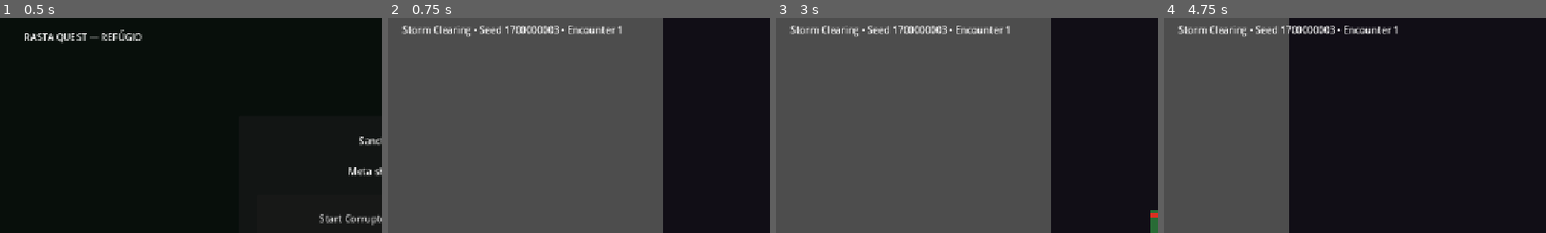
Above: before the commit, frames 1-4 (left to right).
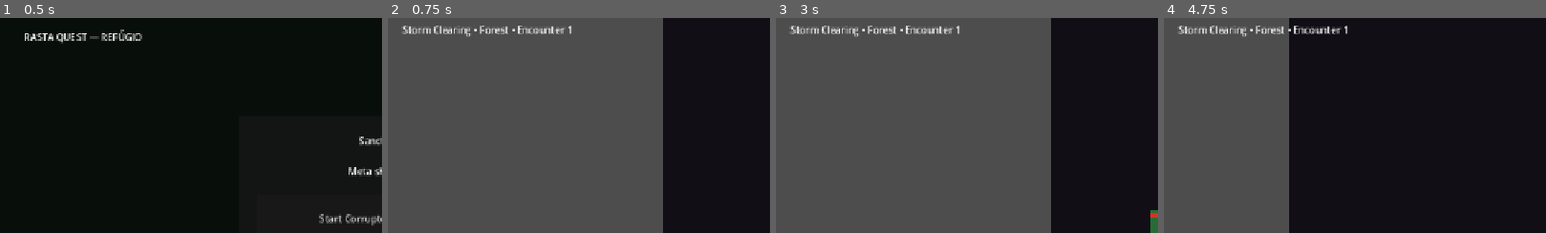
Above: after the commit, the same moments.

Repository: tupiniquimtechsolution-blip/RastaQuest
Game: Godot game, scene res://scenes/main/Main.tscn
Same seed, same stepped clock (60 frames per second), same inputs: the game is played once before the commit and once after it.
Inputs:
- Up to frame 1 (0.5 s): no input
- Up to frame 2 (0.75 s): click "Start Corrupted Forest Run" at 0.5 s
- Up to frame 3 (3 s): click "LEFT" at 1.25 s; click "RIGHT" at 2 s; click "JUMP" at 2.75 s
- Up to frame 4 (4.75 s): hold D (move_right) from 3.53 s (still down); tap J (attack) at 3.6, 4.35 s; tap Space (jump) at 3.77, 4.52 s
The pictures show only the part of the screen within x 0-50%, y 2-52%; the shares and areas given below are measured in that part.

Frame 1 is identical in both runs. In frame 2, 0.9% of the frame differs, in the area x 24-62%, y 3-8%; in frame 3, 0.9%; in frame 4, 1.0%.

Commit message:
feat(rq-007): complete technical alpha campaign spine

Diff:
--- /dev/null
+++ b/game/data/encounters/castle_armory.tres
@@ -0,0 +1,12 @@
+[gd_resource type="Resource" script_class="RoomTemplateData" load_steps=2 format=3]
+
+[ext_resource type="Script" path="res://scripts/roguelike/room_template_data.gd" id="1"]
+
+[resource]
+script = ExtResource("1")
+id = &"castle_armory"
+title = "Warped Armory"
+enemy_archetypes = Array[String](["charger", "chaser", "exploder"])
+spawn_positions = Array[Vector2]([Vector2(520, 610), Vector2(670, 610), Vector2(820, 610)])
+background_color = Color(0.13, 0.07, 0.06, 1)
+elite_room = true
--- /dev/null
+++ b/game/data/encounters/castle_chapel.tres
@@ -0,0 +1,12 @@
+[gd_resource type="Resource" script_class="RoomTemplateData" load_steps=2 format=3]
+
+[ext_resource type="Script" path="res://scripts/roguelike/room_template_data.gd" id="1"]
+
+[resource]
+script = ExtResource("1")
+id = &"castle_chapel"
+title = "Silent Chapel"
+enemy_archetypes = Array[String](["controller", "chaser"])
+spawn_positions = Array[Vector2]([Vector2(520, 610), Vector2(670, 610)])
+background_color = Color(0.11, 0.06, 0.11, 1)
+elite_room = false
--- /dev/null
+++ b/game/data/encounters/castle_gate.tres
@@ -0,0 +1,12 @@
+[gd_resource type="Resource" script_class="RoomTemplateData" load_steps=2 format=3]
+
+[ext_resource type="Script" path="res://scripts/roguelike/room_template_data.gd" id="1"]
+
+[resource]
+script = ExtResource("1")
+id = &"castle_gate"
+title = "Fractured Gate"
+enemy_archetypes = Array[String](["chaser", "ranged"])
+spawn_positions = Array[Vector2]([Vector2(520, 610), Vector2(670, 610)])
+background_color = Color(0.10, 0.07, 0.08, 1)
+elite_room = false
--- /dev/null
+++ b/game/data/encounters/castle_hall.tres
@@ -0,0 +1,12 @@
+[gd_resource type="Resource" script_class="RoomTemplateData" load_steps=2 format=3]
+
+[ext_resource type="Script" path="res://scripts/roguelike/room_template_data.gd" id="1"]
+
+[resource]
+script = ExtResource("1")
+id = &"castle_hall"
+title = "Broken Great Hall"
+enemy_archetypes = Array[String](["chaser", "charger", "ranged"])
+spawn_positions = Array[Vector2]([Vector2(520, 610), Vector2(670, 610), Vector2(820, 610)])
+background_color = Color(0.12, 0.08, 0.09, 1)
+elite_room = false
--- /dev/null
+++ b/game/data/encounters/castle_throne.tres
@@ -0,0 +1,12 @@
+[gd_resource type="Resource" script_class="RoomTemplateData" load_steps=2 format=3]
+
+[ext_resource type="Script" path="res://scripts/roguelike/room_template_data.gd" id="1"]
+
+[resource]
+script = ExtResource("1")
+id = &"castle_throne"
+title = "Empty Throne"
+enemy_archetypes = Array[String](["controller", "ranged", "charger"])
+spawn_positions = Array[Vector2]([Vector2(520, 610), Vector2(670, 610), Vector2(820, 610)])
+background_color = Color(0.08, 0.05, 0.10, 1)
+elite_room = true
--- /dev/null
+++ b/game/data/encounters/castle_tower.tres
@@ -0,0 +1,12 @@
+[gd_resource type="Resource" script_class="RoomTemplateData" load_steps=2 format=3]
+
+[ext_resource type="Script" path="res://scripts/roguelike/room_template_data.gd" id="1"]
+
+[resource]
+script = ExtResource("1")
+id = &"castle_tower"
+title = "Shattered Tower"
+enemy_archetypes = Array[String](["ranged", "ranged", "charger"])
+spawn_positions = Array[Vector2]([Vector2(520, 610), Vector2(670, 610), Vector2(820, 610)])
+background_color = Color(0.09, 0.07, 0.12, 1)
+elite_room = false
--- /dev/null
+++ b/game/data/encounters/cave_abyss.tres
@@ -0,0 +1,12 @@
+[gd_resource type="Resource" script_class="RoomTemplateData" load_steps=2 format=3]
+
+[ext_resource type="Script" path="res://scripts/roguelike/room_template_data.gd" id="1"]
+
+[resource]
+script = ExtResource("1")
+id = &"cave_abyss"
+title = "Abyss Threshold"
+enemy_archetypes = Array[String](["exploder", "charger", "controller", "chaser"])
+spawn_positions = Array[Vector2]([Vector2(520, 610), Vector2(670, 610), Vector2(820, 610), Vector2(970, 610)])
+background_color = Color(0.03, 0.02, 0.06, 1)
+elite_room = true
--- /dev/null
+++ b/game/data/encounters/cave_chasm.tres
@@ -0,0 +1,12 @@
+[gd_resource type="Resource" script_class="RoomTemplateData" load_steps=2 format=3]
+
+[ext_resource type="Script" path="res://scripts/roguelike/room_template_data.gd" id="1"]
+
+[resource]
+script = ExtResource("1")
+id = &"cave_chasm"
+title = "Black Chasm"
+enemy_archetypes = Array[String](["exploder", "chaser", "controller"])
+spawn_positions = Array[Vector2]([Vector2(520, 610), Vector2(670, 610), Vector2(820, 610)])
+background_color = Color(0.03, 0.04, 0.07, 1)
+elite_room = true
--- /dev/null
+++ b/game/data/encounters/cave_crystal.tres
@@ -0,0 +1,12 @@
+[gd_resource type="Resource" script_class="RoomTemplateData" load_steps=2 format=3]
+
+[ext_resource type="Script" path="res://scripts/roguelike/room_template_data.gd" id="1"]
+
+[resource]
+script = ExtResource("1")
+id = &"cave_crystal"
+title = "Fractured Crystals"
+enemy_archetypes = Array[String](["charger", "ranged", "ranged"])
+spawn_positions = Array[Vector2]([Vector2(520, 610), Vector2(670, 610), Vector2(820, 610)])
+background_color = Color(0.05, 0.07, 0.12, 1)
+elite_room = false
--- /dev/null
+++ b/game/data/encounters/cave_echo.tres
@@ -0,0 +1,12 @@
+[gd_resource type="Resource" script_class="RoomTemplateData" load_steps=2 format=3]
+
+[ext_resource type="Script" path="res://scripts/roguelike/room_template_data.gd" id="1"]
+
+[resource]
+script = ExtResource("1")
+id = &"cave_echo"
+title = "Hall of Echoes"
+enemy_archetypes = Array[String](["ranged", "controller"])
+spawn_positions = Array[Vector2]([Vector2(520, 610), Vector2(670, 610)])
+background_color = Color(0.04, 0.05, 0.10, 1)
+elite_room = false
--- /dev/null
+++ b/game/data/encounters/cave_mouth.tres
@@ -0,0 +1,12 @@
+[gd_resource type="Resource" script_class="RoomTemplateData" load_steps=2 format=3]
+
+[ext_resource type="Script" path="res://scripts/roguelike/room_template_data.gd" id="1"]
+
+[resource]
+script = ExtResource("1")
+id = &"cave_mouth"
+title = "Echoing Mouth"
+enemy_archetypes = Array[String](["chaser", "charger"])
+spawn_positions = Array[Vector2]([Vector2(520, 610), Vector2(670, 610)])
+background_color = Color(0.04, 0.06, 0.09, 1)
+elite_room = false
--- /dev/null
+++ b/game/data/encounters/cave_shrine.tres
@@ -0,0 +1,12 @@
+[gd_resource type="Resource" script_class="RoomTemplateData" load_steps=2 format=3]
+
+[ext_resource type="Script" path="res://scripts/roguelike/room_template_data.gd" id="1"]
+
+[resource]
+script = ExtResource("1")
+id = &"cave_shrine"
+title = "Buried Shrine"
+enemy_archetypes = Array[String](["controller", "charger", "ranged"])
+spawn_positions = Array[Vector2]([Vector2(520, 610), Vector2(670, 610), Vector2(820, 610)])
+background_color = Color(0.06, 0.05, 0.09, 1)
+elite_room = false
--- /dev/null
+++ b/game/data/upgrades/echo_axe.tres
@@ -0,0 +1,12 @@
+[gd_resource type="Resource" script_class="UpgradeData" load_steps=2 format=3]
+
+[ext_resource type="Script" path="res://scripts/roguelike/upgrade_data.gd" id="1"]
+
+[resource]
+script = ExtResource("1")
+id = &"echo_axe"
+title = "Echo Axe"
+description = "+1 axe damage"
+effect_key = &"damage"
+effect_value = 1.0
+tags = Array[StringName]([&"power", &"echo"])
--- /dev/null
+++ b/game/data/upgrades/iron_roots.tres
@@ -0,0 +1,12 @@
+[gd_resource type="Resource" script_class="UpgradeData" load_steps=2 format=3]
+
+[ext_resource type="Script" path="res://scripts/roguelike/upgrade_data.gd" id="1"]
+
+[resource]
+script = ExtResource("1")
+id = &"iron_roots"
+title = "Iron Roots"
+description = "+1 max health"
+effect_key = &"max_health"
+effect_value = 1.0
+tags = Array[StringName]([&"defense"])
--- /dev/null
+++ b/game/data/upgrades/last_light.tres
@@ -0,0 +1,12 @@
+[gd_resource type="Resource" script_class="UpgradeData" load_steps=2 format=3]
+
+[ext_resource type="Script" path="res://scripts/roguelike/upgrade_data.gd" id="1"]
+
+[resource]
+script = ExtResource("1")
+id = &"last_light"
+title = "Last Light"
+description = "+0.12s invulnerability"
+effect_key = &"invulnerability"
+effect_value = 0.12
+tags = Array[StringName]([&"defense", &"electric"])
--- /dev/null
+++ b/game/data/upgrades/portal_stride.tres
@@ -0,0 +1,12 @@
+[gd_resource type="Resource" script_class="UpgradeData" load_steps=2 format=3]
+
+[ext_resource type="Script" path="res://scripts/roguelike/upgrade_data.gd" id="1"]
+
+[resource]
+script = ExtResource("1")
+id = &"portal_stride"
+title = "Portal Stride"
+description = "+18 movement speed"
+effect_key = &"move_speed"
+effect_value = 18.0
+tags = Array[StringName]([&"mobility"])
--- /dev/null
+++ b/game/data/upgrades/storm_crown.tres
@@ -0,0 +1,12 @@
+[gd_resource type="Resource" script_class="UpgradeData" load_steps=2 format=3]
+
+[ext_resource type="Script" path="res://scripts/roguelike/upgrade_data.gd" id="1"]
+
+[resource]
+script = ExtResource("1")
+id = &"storm_crown"
+title = "Storm Crown"
+description = "+20% electrical proc"
+effect_key = &"proc_chance"
+effect_value = 0.20
+tags = Array[StringName]([&"electric"])
--- /dev/null
+++ b/game/data/upgrades/war_drum.tres
@@ -0,0 +1,12 @@
+[gd_resource type="Resource" script_class="UpgradeData" load_steps=2 format=3]
+
+[ext_resource type="Script" path="res://scripts/roguelike/upgrade_data.gd" id="1"]
+
+[resource]
+script = ExtResource("1")
+id = &"war_drum"
+title = "War Drum"
+description = "-0.05s attack cooldown"
+effect_key = &"cooldown_reduction"
+effect_value = 0.05
+tags = Array[StringName]([&"power", &"execution"])
--- /dev/null
+++ b/game/scenes/boss/RiftSovereign.tscn
@@ -0,0 +1,21 @@
+[gd_scene load_steps=4 format=3]
+
+[ext_resource type="Script" path="res://scripts/boss/rift_sovereign.gd" id="1"]
+[ext_resource type="Script" path="res://scripts/combat/health_component.gd" id="2"]
+
+[sub_resource type="RectangleShape2D" id="boss_shape"]
+size = Vector2(78, 112)
+
+[node name="RiftSovereign" type="CharacterBody2D"]
+script = ExtResource("1")
+
+[node name="CollisionShape2D" type="CollisionShape2D" parent="."]
+shape = SubResource("boss_shape")
+
+[node name="Visual" type="Polygon2D" parent="."]
+polygon = PackedVector2Array(-39, -56, 39, -56, 39, 56, -39, 56)
+color = Color(0.24, 0.08, 0.34, 1)
+
+[node name="Health" type="Node" parent="."]
+script = ExtResource("2")
+max_health = 20
--- /dev/null
+++ b/game/scripts/boss/rift_sovereign.gd
@@ -0,0 +1,34 @@
+extends CharacterBody2D
+
+signal attack_tell_started(pattern: StringName, duration: float)
+signal boss_defeated
+
+@export var target_path: NodePath
+@onready var health: Node = $Health
+
+var _target: Node2D
+var _cooldown: float = 0.0
+
+func _ready() -> void:
+	health.died.connect(_on_died)
+	_target = get_node_or_null(target_path) as Node2D
+
+func _physics_process(delta: float) -> void:
+	if health.dead or not is_instance_valid(_target):
+		return
+	_cooldown = maxf(_cooldown - delta, 0.0)
+	var ratio := float(health.health) / float(health.max_health)
+	var phase := 1 if ratio > 0.66 else (2 if ratio > 0.33 else 3)
+	var speed := 90.0 + 35.0 * float(phase - 1)
+	var distance := _target.global_position.x - global_position.x
+	velocity.x = signf(distance) * speed if absf(distance) > 115.0 else 0.0
+	velocity.y = minf(velocity.y + 1500.0 * delta, 900.0)
+	if _cooldown <= 0.0:
+		_cooldown = maxf(0.55, 1.35 - 0.25 * float(phase - 1))
+		var patterns: Array[StringName] = [&"rift_slam", &"portal_burst", &"fracture_storm"]
+		attack_tell_started.emit(patterns[phase - 1], maxf(0.28, 0.60 - 0.12 * float(phase - 1)))
+	move_and_slide()
+
+func _on_died() -> void:
+	boss_defeated.emit()
+	queue_free()
--- a/game/scripts/roguelike/room_catalog.gd
+++ b/game/scripts/roguelike/room_catalog.gd
@@ -8,11 +8,52 @@
 	"res://data/encounters/forest_ruin.tres",
 	"res://data/encounters/forest_storm.tres",
 ]
+const CASTLE_PATHS: Array[String] = [
+	"res://data/encounters/castle_gate.tres",
+	"res://data/encounters/castle_hall.tres",
+	"res://data/encounters/castle_tower.tres",
+	"res://data/encounters/castle_chapel.tres",
+	"res://data/encounters/castle_armory.tres",
+	"res://data/encounters/castle_throne.tres",
+]
+const CAVE_PATHS: Array[String] = [
+	"res://data/encounters/cave_mouth.tres",
+	"res://data/encounters/cave_echo.tres",
+	"res://data/encounters/cave_crystal.tres",
+	"res://data/encounters/cave_chasm.tres",
+	"res://data/encounters/cave_shrine.tres",
+	"res://data/encounters/cave_abyss.tres",
+]
+
+static func _load_paths(paths: Array[String]) -> Array:
+	var result: Array = []
+	for path in paths:
+		result.append(load(path))
+	return result
 
 static func load_forest() -> Array:
+	return _load_paths(FOREST_PATHS)
+
+static func load_castle() -> Array:
+	return _load_paths(CASTLE_PATHS)
+
+static func load_caves() -> Array:
+	return _load_paths(CAVE_PATHS)
+
+static func load_biome(biome: StringName) -> Array:
+	match biome:
+		&"castle":
+			return load_castle()
+		&"caves":
+			return load_caves()
+		_:
+			return load_forest()
+
+static func load_all() -> Array:
 	var result: Array = []
-	for path in FOREST_PATHS:
-		result.append(load(path))
+	result.append_array(load_forest())
+	result.append_array(load_castle())
+	result.append_array(load_caves())
 	return result
 
 static func ids(rooms: Array) -> Array[StringName]:
--- a/game/scripts/roguelike/run_room_controller.gd
+++ b/game/scripts/roguelike/run_room_controller.gd
@@ -1,10 +1,10 @@
 extends Node2D
 
 const EnemyScene = preload("res://scenes/enemies/EnemyBase.tscn")
-const BossScene = preload("res://scenes/boss/StormWarden.tscn")
+const FinalBossScene = preload("res://scenes/boss/RiftSovereign.tscn")
 const RoomCatalog = preload("res://scripts/roguelike/room_catalog.gd")
 
-const BOSS_DEPTH: int = 5
+const FINAL_BOSS_DEPTH: int = 18
 const ENEMY_DATA := {
 	"chaser": preload("res://data/enemies/chaser.tres"),
 	"ranged": preload("res://data/enemies/ranged.tres"),
@@ -26,7 +26,6 @@
 
 var _alive_enemies: int = 0
 var _pending_choices: Array = []
-var _forest_rooms: Array = []
 var _boss_active: bool = false
 
 func _ready() -> void:
@@ -34,11 +33,8 @@
 	player.get_node("Health").died.connect(_on_player_died)
 	for index in range(reward_buttons.size()):
 		reward_buttons[index].pressed.connect(_on_upgrade_selected.bind(index))
-
-	_forest_rooms = RoomCatalog.load_forest()
 	if not RunManager.state.run_active:
 		RunManager.start_run(424242)
-
 	_apply_run_modifiers()
 	_start_encounter()
 
@@ -46,21 +42,18 @@
 	reward_panel.visible = false
 	portal.set_locked(true)
 	_clear_enemies()
-
-	if RunManager.state.depth >= BOSS_DEPTH:
-		_start_boss()
+	if RunManager.state.depth >= FINAL_BOSS_DEPTH:
+		_start_final_boss()
 		return
-
 	_boss_active = false
-	var room_id := RunManager.state.choose_room(RoomCatalog.ids(_forest_rooms))
-	var room: RoomTemplateData = RoomCatalog.by_id(_forest_rooms, room_id)
+	var rooms := RoomCatalog.load_biome(RunManager.state.biome)
+	var room_id := RunManager.state.choose_room(RoomCatalog.ids(rooms))
+	var room: RoomTemplateData = RoomCatalog.by_id(rooms, room_id)
 	if room == null:
 		status_label.text = "Invalid room template"
 		return
-
 	backdrop.color = room.background_color
 	_alive_enemies = room.enemy_archetypes.size()
-
 	for index in range(room.enemy_archetypes.size()):
 		var enemy := EnemyScene.instantiate()
 		var behavior := room.enemy_archetypes[index]
@@ -69,18 +62,18 @@
 		enemy.position = room.spawn_positions[index] if index < room.spawn_positions.size() else Vector2(600 + index * 140, 610)
 		enemy.enemy_defeated.connect(_on_enemy_defeated)
 		$Enemies.add_child(enemy)
+	status_label.text = "%s • %s • Encounter %d" % [room.title, String(RunManager.state.biome).capitalize(), RunManager.state.depth + 1]
 
-	status_label.text = "%s • Seed %d • Encounter %d" % [room.title, RunManager.state.seed_value, RunManager.state.depth + 1]
-
-func _start_boss() -> void:
+func _start_final_boss() -> void:
 	_boss_active = true
 	_alive_enemies = 1
-	backdrop.color = Color(0.07, 0.04, 0.10, 1.0)
-	var boss := BossScene.instantiate()
+	backdrop.color = Color(0.06, 0.02, 0.09, 1.0)
+	var boss := FinalBossScene.instantiate()
+	boss.target_path = NodePath("../../Player")
 	boss.position = Vector2(850, 585)
 	boss.boss_defeated.connect(_on_boss_defeated)
 	$Enemies.add_child(boss)
-	status_label.text = "Storm Warden • Forest guardian"
+	status_label.text = "Rift Sovereign • Final fracture"
 
 func _clear_enemies() -> void:
 	for child in $Enemies.get_children():
@@ -95,25 +88,23 @@
 func _on_boss_defeated() -> void:
 	_alive_enemies = 0
 	portal.set_locked(false)
-	status_label.text = "Storm Warden defeated • Exit through the portal"
+	status_label.text = "Rift Sovereign defeated • Victory portal open"
 
 func _on_portal_entered() -> void:
 	portal.set_locked(true)
-
 	if _boss_active:
-		SaveManager.add_meta_shards(5)
+		SaveManager.add_meta_shards(25)
+		SaveManager.set_completion_flag(&"campaign_complete", true)
 		SaveManager.set_completion_flag(&"forest_vertical_slice_complete", true)
 		RunManager.end_run()
 		get_tree().change_scene_to_file("res://scenes/hub/Hub.tscn")
 		return
-
 	_pending_choices = RunManager.sample_upgrade_choices(3)
 	if _pending_choices.is_empty():
 		RunManager.advance_encounter()
 		player.respawn()
 		_start_encounter()
 		return
-
 	reward_panel.visible = true
 	for index in range(reward_buttons.size()):
 		var button := reward_buttons[index]
@@ -146,13 +137,11 @@
 	var mods: Dictionary = RunManager.state.modifiers
 	var combat: Node = player.get_node("PlayerCombat")
 	var health: Node = player.get_node("Health")
-
 	player.move_speed = 260.0 + float(mods[&"move_speed"])
 	player.jump_velocity = -(560.0 + float(mods[&"jump_power"]))
 	health.max_health = 5 + int(mods[&"max_health"])
 	health.invulnerability_seconds = 0.35 + float(mods[&"invulnerability"])
 	health.restore_full()
-
 	combat.ground_damage = 1 + int(mods[&"damage"])
 	combat.air_damage = 1 + int(mods[&"damage"]) + int(mods[&"air_damage"])
 	combat.electrical_proc_chance = clampf(0.25 + float(mods[&"proc_chance"]), 0.0, 1.0)
--- a/game/scripts/roguelike/run_state.gd
+++ b/game/scripts/roguelike/run_state.gd
@@ -4,6 +4,8 @@
 	&"thunder_web": [&"electric", &"chain"],
 	&"execution_storm": [&"electric", &"execution"],
 	&"stormrunner": [&"electric", &"mobility"],
+	&"iron_tempest": [&"defense", &"electric"],
+	&"echo_warrior": [&"power", &"echo"],
 }
 
 var seed_value: int = 1
@@ -44,18 +46,16 @@
 		return &""
 	var index := _rng.randi_range(0, room_ids.size() - 1)
 	var room_id: StringName = room_ids[index]
-	debug_log.append("room depth=%d id=%s" % [depth, room_id])
+	debug_log.append("room depth=%d biome=%s id=%s" % [depth, biome, room_id])
 	return room_id
 
 func sample_upgrades(catalog: Array, count: int = 3) -> Array:
 	if catalog.is_empty() or count <= 0:
 		return []
-
 	var available: Array = []
 	for upgrade in catalog:
 		if upgrade != null and not applied_upgrade_ids.has(upgrade.id):
 			available.append(upgrade)
-
 	var result: Array = []
 	while not available.is_empty() and result.size() < count:
 		var index := _rng.randi_range(0, available.size() - 1)
@@ -87,13 +87,22 @@
 
 func advance_encounter() -> int:
 	depth += 1
-	debug_log.append("advance depth=%d" % depth)
+	biome = biome_for_depth(depth)
+	debug_log.append("advance depth=%d biome=%s" % [depth, biome])
 	return depth
+
+static func biome_for_depth(encounter_depth: int) -> StringName:
+	if encounter_depth >= 12:
+		return &"caves"
+	if encounter_depth >= 6:
+		return &"castle"
+	return &"forest"
 
 func reset_after_death() -> void:
 	debug_log.append("run_end depth=%d" % depth)
 	run_active = false
 	depth = 0
+	biome = &"forest"
 	applied_upgrade_ids.clear()
 	_tags.clear()
 	for key in modifiers.keys():
--- a/game/scripts/roguelike/upgrade_catalog.gd
+++ b/game/scripts/roguelike/upgrade_catalog.gd
@@ -13,6 +13,12 @@
 	"res://data/upgrades/quick_hands.tres",
 	"res://data/upgrades/heavy_axe.tres",
 	"res://data/upgrades/wind_dance.tres",
+	"res://data/upgrades/iron_roots.tres",
+	"res://data/upgrades/portal_stride.tres",
+	"res://data/upgrades/storm_crown.tres",
+	"res://data/upgrades/echo_axe.tres",
+	"res://data/upgrades/last_light.tres",
+	"res://data/upgrades/war_drum.tres",
 ]
 
 static func load_all() -> Array:
--- /dev/null
+++ b/game/tests/alpha_campaign_smoke.gd
@@ -0,0 +1,93 @@
+extends SceneTree
+
+const RoomCatalog = preload("res://scripts/roguelike/room_catalog.gd")
+const UpgradeCatalog = preload("res://scripts/roguelike/upgrade_catalog.gd")
+const RunState = preload("res://scripts/roguelike/run_state.gd")
+const SaveManagerScript = preload("res://scripts/save/save_manager.gd")
+
+func _init() -> void:
+	if not _validate_content():
+		return
+	if not _validate_campaign_progression():
+		return
+	if not _validate_fresh_save_to_victory_flag():
+		return
+	if load("res://scenes/boss/RiftSovereign.tscn") == null:
+		_fail("final boss scene failed to load")
+		return
+	print("RQ007_ALPHA_TECH_OK rooms=18 upgrades=18 biomes=3")
+	quit(0)
+
+func _validate_content() -> bool:
+	var all_rooms := RoomCatalog.load_all()
+	if all_rooms.size() != 18:
+		return _fail("expected 18 room templates")
+	var ids: Dictionary = {}
+	for room in all_rooms:
+		if room == null or room.enemy_archetypes.is_empty():
+			return _fail("invalid room")
+		if ids.has(room.id):
+			return _fail("duplicate room id")
+		ids[room.id] = true
+	var upgrades := UpgradeCatalog.load_all()
+	if upgrades.size() != 18:
+		return _fail("expected 18 upgrades")
+	var upgrade_ids: Dictionary = {}
+	for upgrade in upgrades:
+		if upgrade == null or upgrade.id == &"":
+			return _fail("invalid upgrade")
+		if upgrade_ids.has(upgrade.id):
+			return _fail("duplicate upgrade id")
+		upgrade_ids[upgrade.id] = true
+	if RunState.SYNERGY_RULES.size() < 5:
+		return _fail("expected at least five synergy rules")
+	return true
+
+func _validate_campaign_progression() -> bool:
+	var state := RunState.new()
+	state.start(20261006)
+	if state.biome != &"forest":
+		return _fail("fresh run must start in forest")
+	for _i in range(6):
+		state.advance_encounter()
+	if state.biome != &"castle" or state.depth != 6:
+		return _fail("depth 6 must enter castle")
+	for _i in range(6):
+		state.advance_encounter()
+	if state.biome != &"caves" or state.depth != 12:
+		return _fail("depth 12 must enter caves")
+	for _i in range(6):
+		state.advance_encounter()
+	if state.depth != 18:
+		return _fail("campaign should reach final boss at depth 18")
+	return true
+
+func _validate_fresh_save_to_victory_flag() -> bool:
+	var primary := "user://rq007_alpha.json"
+	var backup := "user://rq007_alpha.bak.json"
+	_cleanup(primary)
+	_cleanup(backup)
+	var manager := SaveManagerScript.new()
+	manager.configure_paths(primary, backup)
+	manager.data = manager.default_data()
+	if not manager.save_current(true):
+		return _fail("fresh save failed")
+	manager.set_completion_flag(&"campaign_complete", true)
+	manager.add_meta_shards(25)
+	var flags: Dictionary = manager.data.get("completion_flags", {})
+	if not bool(flags.get("campaign_complete", false)):
+		return _fail("campaign completion was not persisted")
+	if manager.meta_shards() != 25:
+		return _fail("victory meta reward failed")
+	_cleanup(primary)
+	_cleanup(backup)
+	return true
+
+func _cleanup(path: String) -> void:
+	if FileAccess.file_exists(path):
+		DirAccess.remove_absolute(ProjectSettings.globalize_path(path))
+
+func _fail(message: String) -> bool:
+	push_error(message)
+	quit(1)
+	return false
Not shown, changed: .github/workflows/godot-ci.yml
